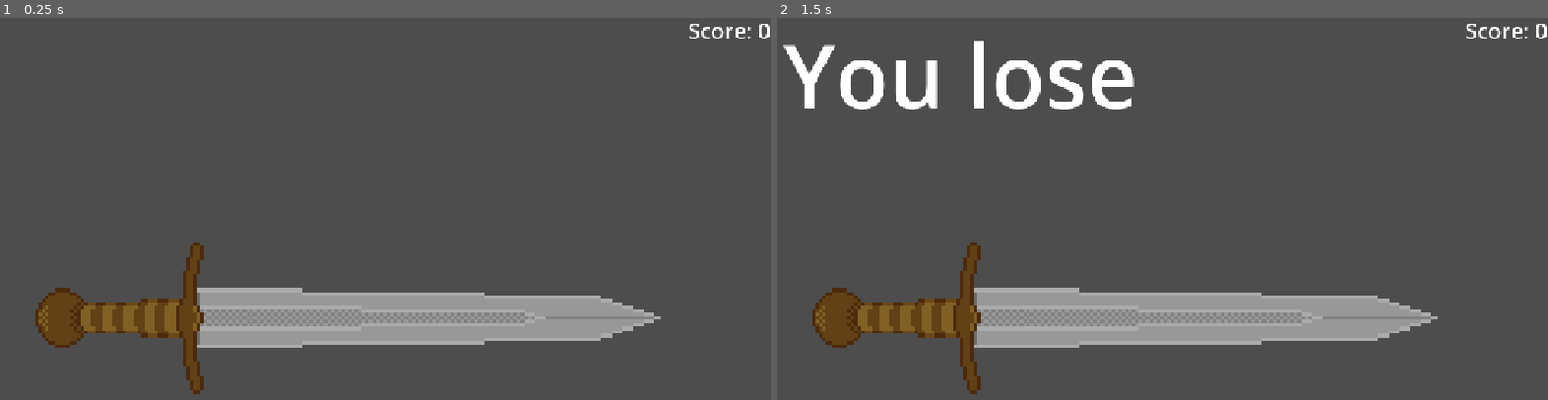
Above: before the commit, frames 1-2 (left to right).
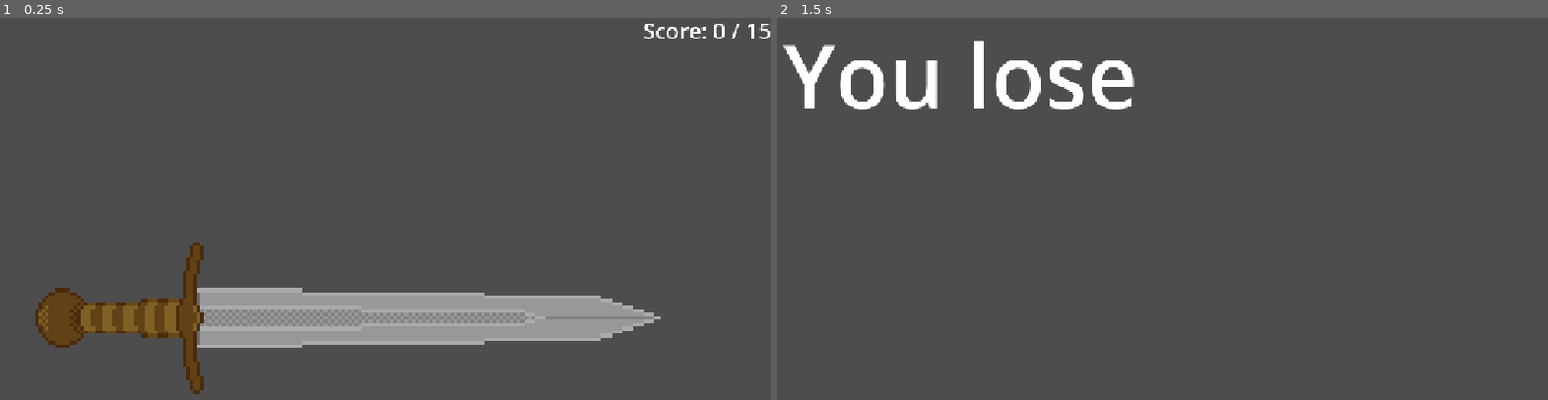
Above: after the commit, the same moments.

Repository: guillaumevpayet/mini-jame-gam-58
Game: Godot game, scene res://scenes/root_scene.tscn
The game is run twice, just before and just after one commit, with the same random seed, the same clock (stepped at 60 frames per second) and the same inputs. Before the commit the project starts from res://scenes/main.tscn. Sound files missing from this copy of the repository are replaced by a short silence.
Inputs (mouse positions are in pixels of both pictures, inside the frame that each line leads up to):
- Up to frame 1 (0.25 s): no input
- Up to frame 2 (1.5 s): tap Enter at 0.5 s; move the mouse to (1324, 212) at 0.52 s; click (1324, 212) at 0.67 s; tap Space at 1.25 s; move the mouse to (992, 258) at 1.27 s; click (992, 258) at 1.42 s

The runs differ from the first frame. In frame 1, 0.3% of the frame differs, in the area x 83-100%, y 1-6%; in frame 2, 10%, in the area x 4-100%, y 1-99%.

Commit message:
Added a game over screen.

Diff:
--- /dev/null
+++ b/scenes/game_over_screen.tscn
@@ -0,0 +1,20 @@
+[gd_scene format=3 uid="uid://bf37i1c68tifw"]
+
+[ext_resource type="Script" uid="uid://b3ly7o5gxd0b" path="res://scripts/game_over_screen.gd" id="1_iwahs"]
+
+[node name="GameOverScreen" type="Control" unique_id=1469725216]
+layout_mode = 3
+anchors_preset = 15
+anchor_right = 1.0
+anchor_bottom = 1.0
+grow_horizontal = 2
+grow_vertical = 2
+script = ExtResource("1_iwahs")
+
+[node name="Label" type="Label" parent="." unique_id=1454807837]
+layout_mode = 0
+offset_right = 587.0
+offset_bottom = 175.0
+theme_override_font_sizes/font_size = 128
+text = "You Lose!"
+horizontal_alignment = 1
--- a/scenes/main.tscn
+++ /dev/null
@@ -1,45 +0,0 @@
-[gd_scene format=3 uid="uid://cwdsbytvi8rys"]
-
-[ext_resource type="Texture2D" uid="uid://ck0dnelt8qjhm" path="res://assets/shortsword sprite.png" id="1_tbgi4"]
-[ext_resource type="PackedScene" uid="uid://nskf2kc52kf" path="res://scenes/beat_marker.tscn" id="2_0wfyh"]
-[ext_resource type="Script" uid="uid://7yhetykehgr5" path="res://scripts/beat_marker_maker.gd" id="3_jyhfs"]
-[ext_resource type="Resource" uid="uid://cam32hm30e7h0" path="res://resources/songs/demo_song/rhythm_song.tres" id="3_sugp2"]
-[ext_resource type="AudioStream" uid="uid://d4j4w6gsd4b4m" path="res://resources/songs/demo_song/mournay_battle_start.ogg" id="4_jyhfs"]
-
-[node name="Main" type="Node2D" unique_id=1053608468]
-
-[node name="Sword" type="Sprite2D" parent="." unique_id=934135505]
-position = Vector2(574.7, 440.75)
-scale = Vector2(5.14375, 5.14375)
-texture = ExtResource("1_tbgi4")
-
-[node name="BeatMarkerMaker" type="Node" parent="." unique_id=690469909 node_paths=PackedStringArray("gameOverLabel")]
-script = ExtResource("3_jyhfs")
-song = ExtResource("3_sugp2")
-beat_marker = ExtResource("2_0wfyh")
-gameOverLabel = NodePath("../GameOverLabel")
-time_before_beat = 1.0
-
-[node name="Label" type="Label" parent="BeatMarkerMaker" unique_id=1534036321]
-anchors_preset = 1
-anchor_left = 1.0
-anchor_right = 1.0
-offset_left = -121.0
-offset_bottom = 45.0
-grow_horizontal = 0
-theme_override_font_sizes/font_size = 32
-text = "Score: 0"
-
-[node name="AudioStreamPlayer2D" type="AudioStreamPlayer2D" parent="BeatMarkerMaker" unique_id=754870742]
-stream = ExtResource("4_jyhfs")
-autoplay = true
-
-[node name="GameOverLabel" type="Label" parent="." unique_id=1852502368]
-visible = false
-offset_right = 587.0
-offset_bottom = 175.0
-theme_override_font_sizes/font_size = 128
-text = "You Lose!"
-horizontal_alignment = 1
-
-[connection signal="finished" from="BeatMarkerMaker/AudioStreamPlayer2D" to="BeatMarkerMaker" method="_on_audio_stream_player_2d_finished"]
--- /dev/null
+++ b/scenes/main_game_scene.tscn
@@ -0,0 +1,36 @@
+[gd_scene format=3 uid="uid://ge7ns64lrjxs"]
+
+[ext_resource type="Script" uid="uid://7yhetykehgr5" path="res://scripts/main_game_scene.gd" id="1_ilxj7"]
+[ext_resource type="Resource" uid="uid://cam32hm30e7h0" path="res://resources/songs/demo_song/rhythm_song.tres" id="2_snln7"]
+[ext_resource type="PackedScene" uid="uid://nskf2kc52kf" path="res://scenes/beat_marker.tscn" id="3_4a4v8"]
+[ext_resource type="PackedScene" uid="uid://bf37i1c68tifw" path="res://scenes/game_over_screen.tscn" id="4_ef5fi"]
+[ext_resource type="Texture2D" uid="uid://ck0dnelt8qjhm" path="res://assets/shortsword sprite.png" id="5_i4o3e"]
+[ext_resource type="AudioStream" uid="uid://d4j4w6gsd4b4m" path="res://resources/songs/demo_song/mournay_battle_start.ogg" id="6_ilxj7"]
+
+[node name="MainGameScene" type="Node" unique_id=1377299564]
+script = ExtResource("1_ilxj7")
+song = ExtResource("2_snln7")
+beat_marker = ExtResource("3_4a4v8")
+gameOverScreenScene = ExtResource("4_ef5fi")
+time_before_beat = 1.0
+
+[node name="Sword" type="Sprite2D" parent="." unique_id=1710031061]
+position = Vector2(574.7, 440.75)
+scale = Vector2(5.14375, 5.14375)
+texture = ExtResource("5_i4o3e")
+
+[node name="Label" type="Label" parent="." unique_id=924313370]
+anchors_preset = 1
+anchor_left = 1.0
+anchor_right = 1.0
+offset_left = -121.0
+offset_bottom = 45.0
+grow_horizontal = 0
+theme_override_font_sizes/font_size = 32
+text = "Score: 0"
+
+[node name="AudioStreamPlayer2D" type="AudioStreamPlayer2D" parent="." unique_id=87947750]
+stream = ExtResource("6_ilxj7")
+autoplay = true
+
+[connection signal="finished" from="AudioStreamPlayer2D" to="." method="_on_audio_stream_player_2d_finished"]
--- /dev/null
+++ b/scenes/root_scene.tscn
@@ -0,0 +1,7 @@
+[gd_scene format=3 uid="uid://cwdsbytvi8rys"]
+
+[ext_resource type="PackedScene" uid="uid://ge7ns64lrjxs" path="res://scenes/main_game_scene.tscn" id="1_kc8py"]
+
+[node name="Main" type="Node2D" unique_id=1053608468]
+
+[node name="BeatMarkerMaker" parent="." unique_id=1377299564 instance=ExtResource("1_kc8py")]
--- /dev/null
+++ b/scripts/game_over_screen.gd
@@ -0,0 +1,10 @@
+extends Control
+class_name GameOverScreen
+
+
+@onready var _label: Label = $Label
+
+
+
+func set_label_text(new_text: String) -> void:
+	_label.text = new_text
--- a/scripts/beat_marker_maker.gd
+++ b/scripts/main_game_scene.gd
@@ -3,7 +3,7 @@
 
 @export var song: RhythmSong
 @export var beat_marker: PackedScene
-@export var gameOverLabel: Label
+@export var gameOverScreenScene: PackedScene
 
 ## Time to spawn the beat marker before the beat, in seconds.
 @export var time_before_beat: float
@@ -19,8 +19,8 @@
 var _score: int
 
 
-# func _ready() -> void:
-# 	_audio_stream_player.stream = song.audio_stream
+func _ready() -> void:
+	_update_score_display()
 
 func _process(_delta: float) -> void:
 	var playback_position: float = _audio_stream_player.get_playback_position()
@@ -52,14 +52,23 @@
 		2:
 			_score += song.score_increase_for_high_hit
 
+	_update_score_display()
+	score_changed.emit(_score)
+
+func _update_score_display() -> void:
 	$Label.text = "Score: " + str(_score) + " / " + str(song.minimum_target_score)
-	score_changed.emit(_score)
 
 
 func _on_audio_stream_player_2d_finished() -> void:
+	var parent: Node = get_parent()
+	parent.remove_child(self)
+
+	var gameOverScreen: GameOverScreen = gameOverScreenScene.instantiate()
+	parent.add_child(gameOverScreen)
+
 	if _score < song.minimum_target_score:
-		gameOverLabel.text = "You lose"
+		gameOverScreen.set_label_text("You lose")
 	else:
-		gameOverLabel.text = "You win!"
+		gameOverScreen.set_label_text("You win!")
 
-	gameOverLabel.visible = true
+	queue_free()
Not shown, added: scripts/game_over_screen.gd.uid
Renamed: scripts/beat_marker_maker.gd.uid -> scripts/main_game_scene.gd.uid
